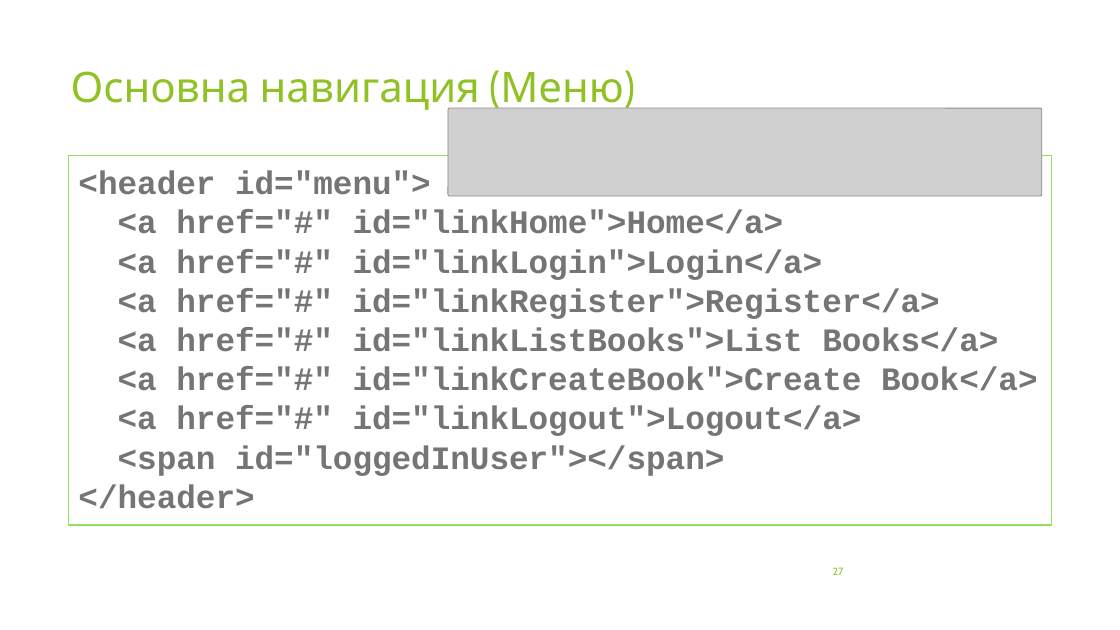
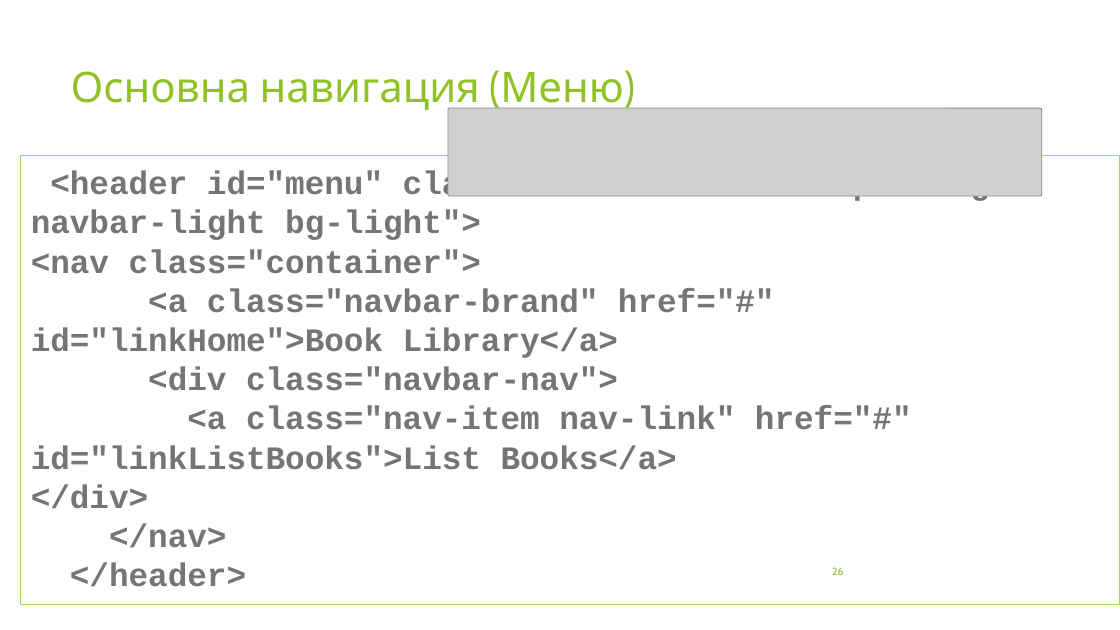
Before and after one commit to profjordanov/hybrid-app-development, a slide deck: slide 26 of 03. Async JS/tasks.pptx (slide 27 before the commit). Drawn at 1120x630 pixels with LibreOffice and Linux fonts; fonts in the diff are those of the drawing; grey boxes stand for pictures. Boxes give left, top, right and bottom in pixels: in the first picture for what was removed or moved away, otherwise in the second. Text is boxed around its words. In the diff, an @@ line names an element or a change of style, - is before the commit and + after.

```diff
--- a/03. Async JS/tasks.pptx
+++ b/03. Async JS/tasks.pptx
@@ rectangle "<header id="menu" class="navbar navbar-expand-lg navbar-ligh ...": place and size @@
-rectangle "<header id="menu" class="navbar navbar-expand-lg navbar-ligh ..." at [69,155,1051,525]
+rectangle "<header id="menu" class="navbar navbar-expand-lg navbar-ligh ..." at [21,155,1120,604]
@@ text in rectangle at [31,170,990,548]: text changed @@
-<header id="menu">
-<a href="#" id="linkHome">Home</a>
-<a href="#" id="linkLogin">Login</a>
-<a href="#" id="linkRegister">Register</a>
-<a href="#" id="linkListBooks">List Books</a>
-<a href="#" id="linkCreateBook">Create Book</a>
-<a href="#" id="linkLogout">Logout</a>
-<span id="loggedInUser"></span>
+<header id="menu" class="navbar navbar-expand-lg navbar-light bg-light">
+<nav class="container">
+<a class="navbar-brand" href="#" id="linkHome">Book Library</a>
+<div class="navbar-nav">
+<a class="nav-item nav-link" href="#" id="linkListBooks">List Books</a>
+</div>
+</nav>
@@ page number at [832,567,843,575]: text changed @@
-27
+26
```
Also in this commit, not shown: 10 other slides changed, 7 slides added, 20 slides removed, 10 other files.
